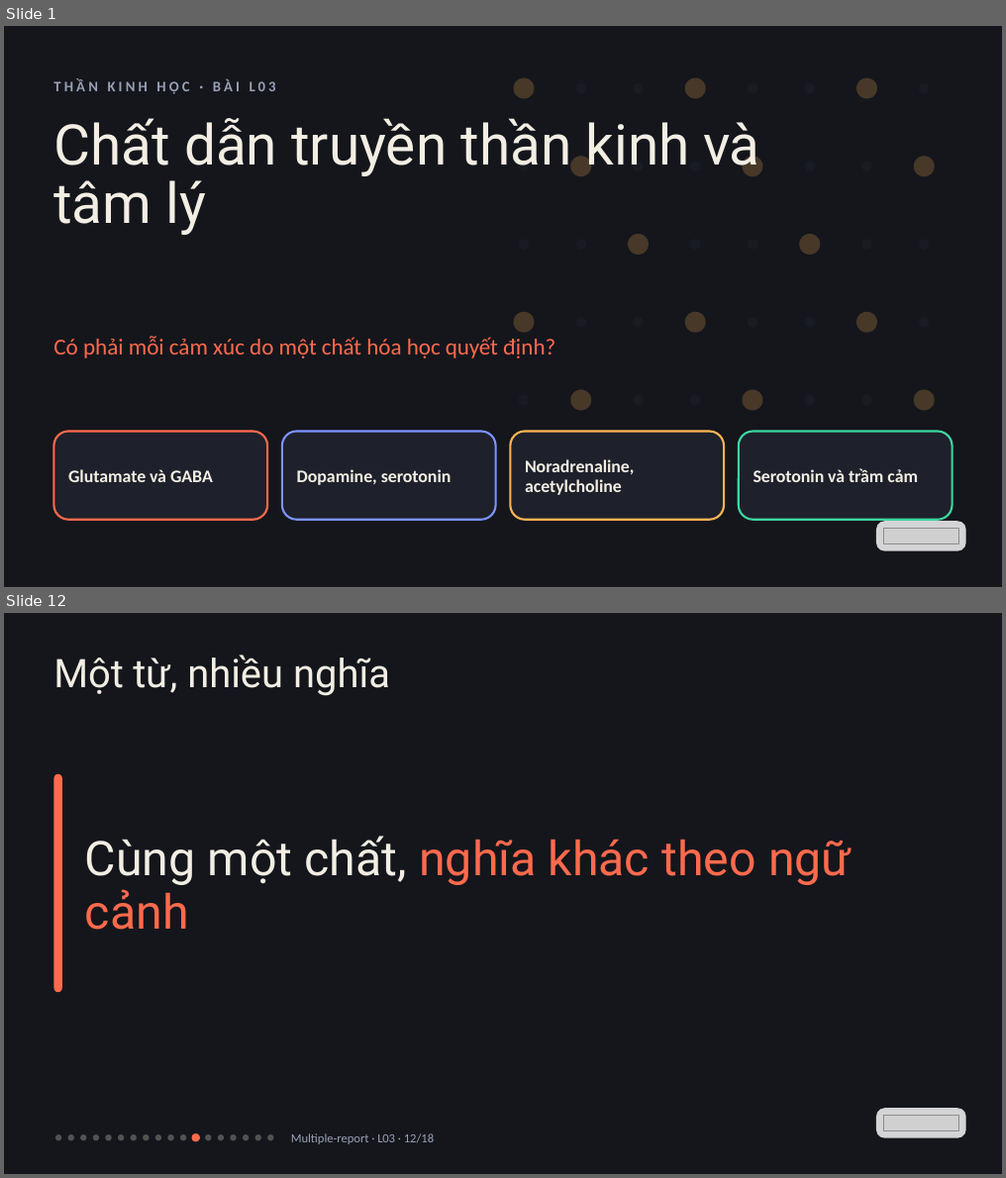
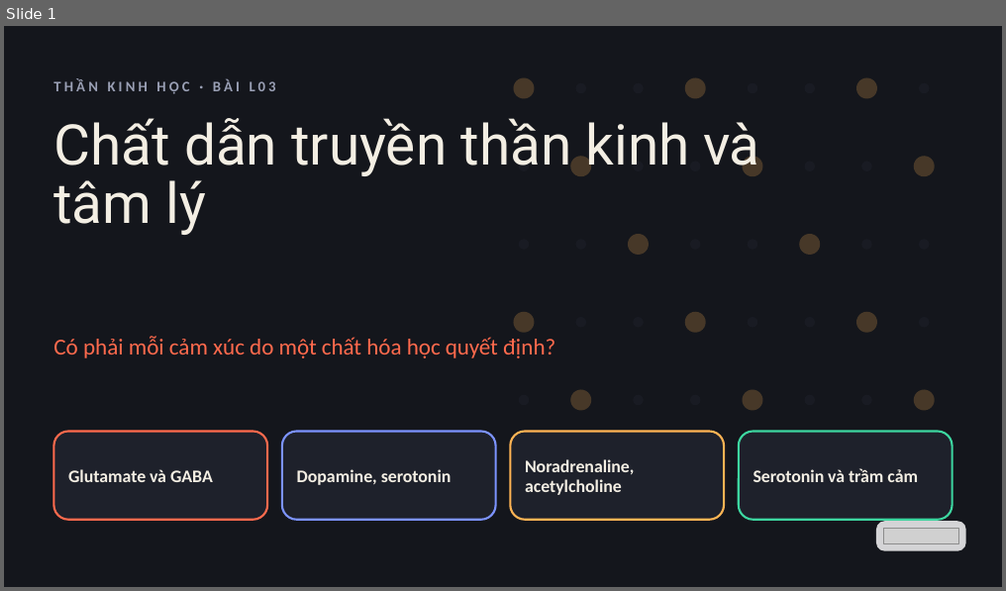
Before and after one commit to vohoailinh90/Multiple-report, a slide deck: lessons/L03/L03.pptx. Shown one above the other, each under a label of ours: slides 1 and 12 before the commit, slide 1 after it; the slides between them are not shown. The pictures are 1006x1178 and 1006x591 pixels, drawn with LibreOffice and Linux fonts; fonts in the diff are those of the drawing; grey boxes stand for pictures. Boxes give left, top, right and bottom in pixels: in the first picture for what was removed or moved away, otherwise in the second. Text is boxed around its words. In the diff, an @@ line names an element or a change of style, - is before the commit and + after.

```diff
--- a/lessons/L03/L03.pptx
+++ b/lessons/L03/L03.pptx
@@ slide 12 removed at <box>4,613,1002,1174</box>, background #14161C @@
@@ text removed at <box>54,655,390,696</box> @@
-Một từ, nhiều nghĩa
@@ rounded rectangle removed at <box>54,774,62,993</box> @@
@@ text removed at <box>85,836,851,930</box> @@
-Cùng một chất, nghĩa khác theo ngữ cảnh
@@ rounded rectangle removed at <box>876,1108,966,1139</box> @@
@@ picture removed at <box>883,1115,959,1132</box> @@
@@ ellipse removed at <box>55,1135,61,1141</box> @@
@@ ellipse removed at <box>68,1135,74,1141</box> @@
@@ ellipse removed at <box>80,1135,86,1141</box> @@
@@ ellipse removed at <box>93,1135,99,1141</box> @@
@@ ellipse removed at <box>105,1135,111,1141</box> @@
@@ ellipse removed at <box>118,1135,124,1141</box> @@
@@ ellipse removed at <box>131,1135,137,1141</box> @@
@@ ellipse removed at <box>143,1135,149,1141</box> @@
@@ ellipse removed at <box>155,1135,161,1141</box> @@
@@ ellipse removed at <box>167,1135,173,1141</box> @@
@@ ellipse removed at <box>180,1135,186,1141</box> @@
@@ ellipse removed at <box>192,1134,200,1143</box> @@
@@ ellipse removed at <box>205,1135,211,1141</box> @@
@@ ellipse removed at <box>218,1135,224,1141</box> @@
@@ ellipse removed at <box>230,1135,236,1141</box> @@
@@ ellipse removed at <box>243,1135,249,1141</box> @@
@@ ellipse removed at <box>255,1135,261,1141</box> @@
@@ ellipse removed at <box>267,1135,273,1141</box> @@
@@ text removed at <box>291,1134,434,1145</box> @@
-Multiple-report · L03 · 12/18
```
Also in this commit, not shown: 2 slides changed, 53 slides added, 14 other slides removed, 4 other files.
